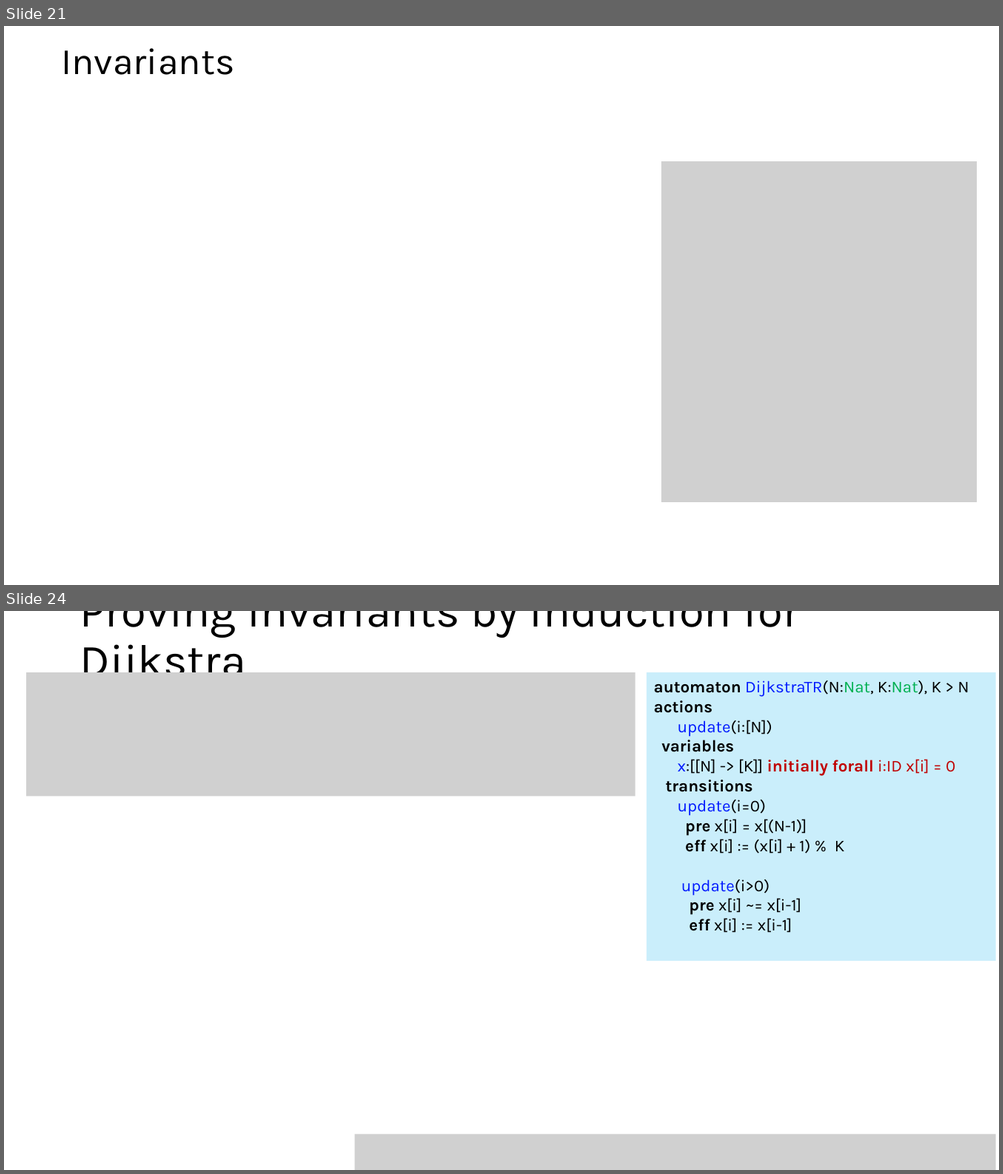
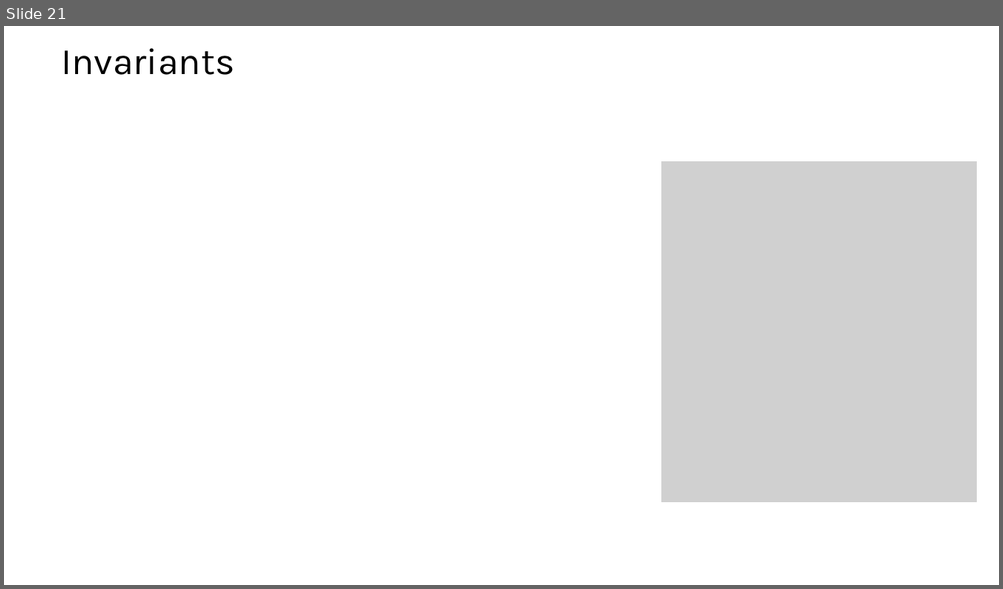
Before and after one commit to sayanmitracode/cpsbooksite, a slide deck: Slides/2025/L2_AutomataReach.pptx. Shown one above the other, each under a label of ours: slides 21 and 24 before the commit, slide 21 after it; the slides between them are not shown. The pictures are 1003x1174 and 1003x589 pixels, drawn with LibreOffice and Linux fonts; fonts in the diff are those of the drawing; grey boxes stand for pictures. Boxes give left, top, right and bottom in pixels: in the first picture for what was removed or moved away, otherwise in the second. Text is boxed around its words. In the diff, an @@ line names an element or a change of style, - is before the commit and + after.

```diff
--- a/Slides/2025/L2_AutomataReach.pptx
+++ b/Slides/2025/L2_AutomataReach.pptx
@@ slide 24 removed at bbox=[4, 611, 999, 1170], background #FFFFFF @@
@@ title removed at bbox=[79, 611, 800, 687] @@
-Proving invariants by induction for Dijkstra
@@ picture removed at bbox=[26, 672, 635, 796] @@
@@ rectangle removed at bbox=[646, 672, 996, 961] @@
-automaton DijkstraTR(N:Nat, K:Nat), K > N
-actions
-update(i:[N])
-variables
-x:[[N] -> [K]] initially forall i:ID x[i] = 0
-transitions
-update(i=0)
-pre x[i] = x[(N-1)]
-eff x[i] := (x[i] + 1) % K
-update(i>0)
-pre x[i] ~= x[i-1]
-eff x[i] := x[i-1]
@@ picture removed at bbox=[355, 1135, 996, 1170] @@
```
Also in this commit, not shown: 2 other slides removed, 3 other files.
